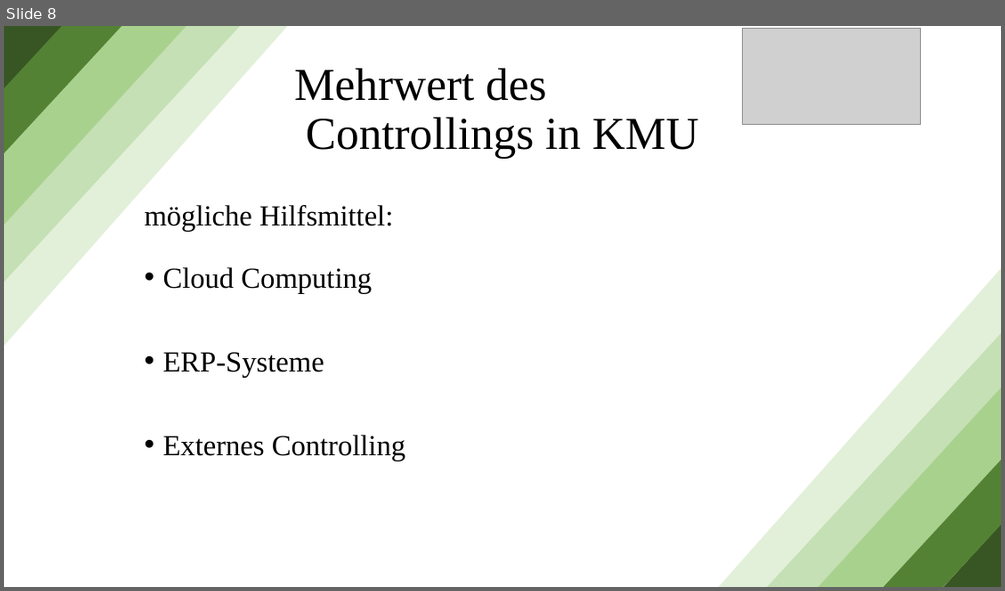
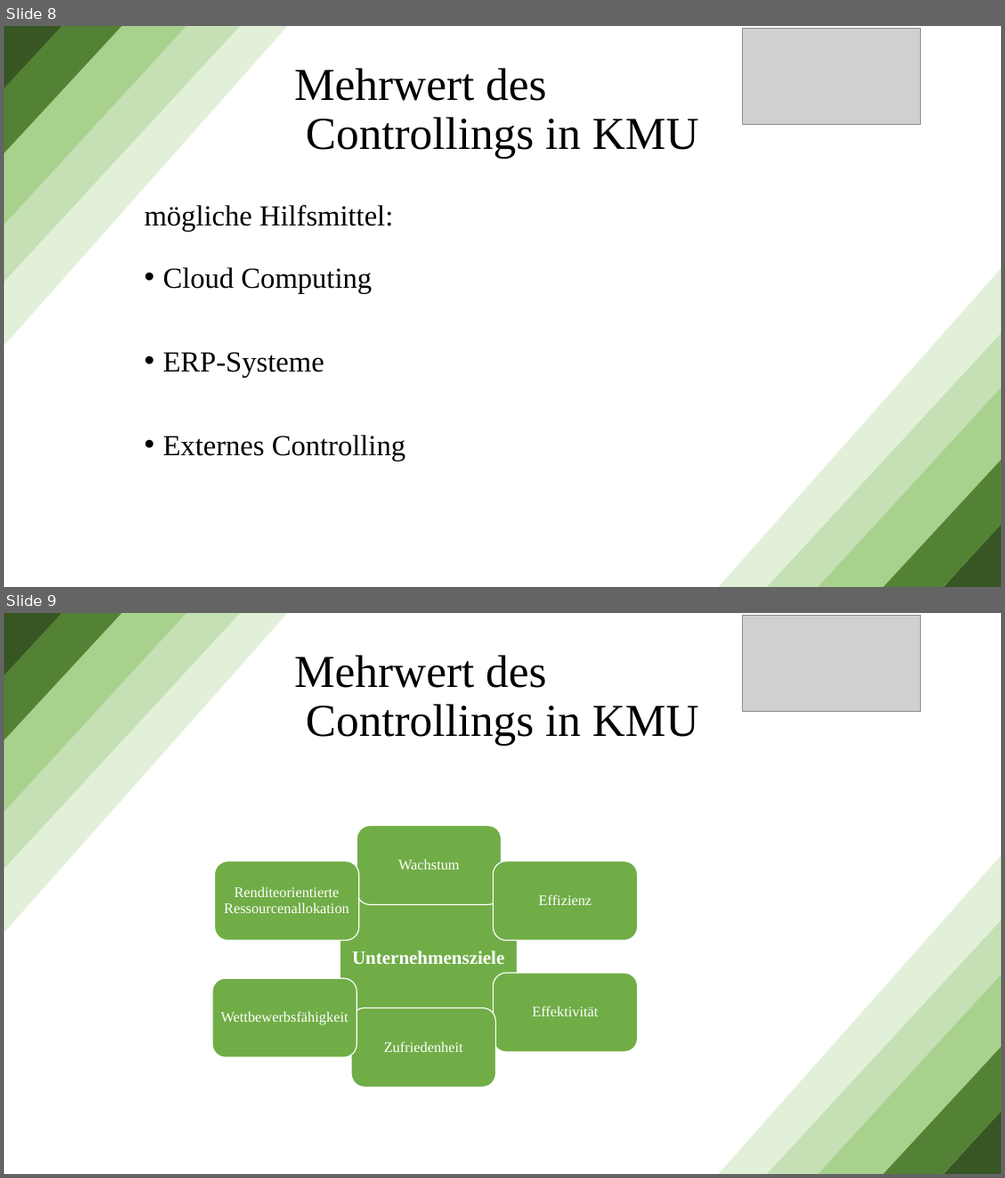
Before and after one commit to MaxGabler31/Seminar-Management-und-Controlling, a slide deck: Seminar Management und Controlling/Controlling in kleinen und mittleren Unternehmen.pptx. Shown one above the other, each under a label of ours: slide 8 before the commit, slides 8 and 9 after it. The pictures are 1005x591 and 1005x1178 pixels, drawn with LibreOffice and Linux fonts; fonts in the diff are those of the drawing; grey boxes stand for pictures. Boxes give left, top, right and bottom in pixels: in the first picture for what was removed or moved away, otherwise in the second. Text is boxed around its words. In the diff, an @@ line names an element or a change of style, - is before the commit and + after.

```diff
--- a/Seminar Management und Controlling/Controlling in kleinen und mittleren Unternehmen.pptx
+++ b/Seminar Management und Controlling/Controlling in kleinen und mittleren Unternehmen.pptx
@@ slide 9 added at bbox=[4, 613, 1001, 1174], background #FFFFFF @@
@@ diag stripe added at bbox=[4, 613, 287, 932], fill #E2F0D9, outline #E2F0D9 1 pt @@
@@ diag stripe added at bbox=[4, 613, 240, 868], fill #C5E0B4, outline #C5E0B4 1 pt @@
@@ diag stripe added at bbox=[4, 613, 186, 811], fill #A9D18E, outline #A9D18E 1 pt @@
@@ right triangle added at bbox=[4, 613, 62, 676], fill #385723, outline #385723 1 pt @@
@@ diag stripe added at bbox=[4, 613, 121, 739], fill #548235, outline #548235 1 pt @@
@@ picture added at bbox=[743, 616, 921, 712] @@
@@ title added at bbox=[294, 655, 699, 746], 44 pt, text #000000 @@
+Mehrwert des
+Controllings in KMU
@@ diag stripe added at bbox=[718, 856, 1001, 1174], fill #E2F0D9, outline #E2F0D9 1 pt @@
@@ group added at bbox=[212, 826, 638, 1087]: 7 rounded rectangles, 7 texts, 6 freeform shapes @@
+Unternehmensziele
+Wachstum
+Effizienz
+Effektivität
+Zufriedenheit
+Wettbewerbsfähigkeit
+Renditeorientierte Ressourcenallokation
@@ diag stripe added at bbox=[767, 920, 1001, 1174], fill #C5E0B4, outline #C5E0B4 1 pt @@
@@ diag stripe added at bbox=[820, 975, 1001, 1173], fill #A9D18E, outline #A9D18E 1 pt @@
@@ diag stripe added at bbox=[884, 1047, 1001, 1174], fill #548235, outline #548235 1 pt @@
@@ right triangle added at bbox=[943, 1111, 1001, 1174], fill #385723, outline #385723 1 pt @@
```
Also in this commit, not shown: 1 slide changed, 2 other slides added.
